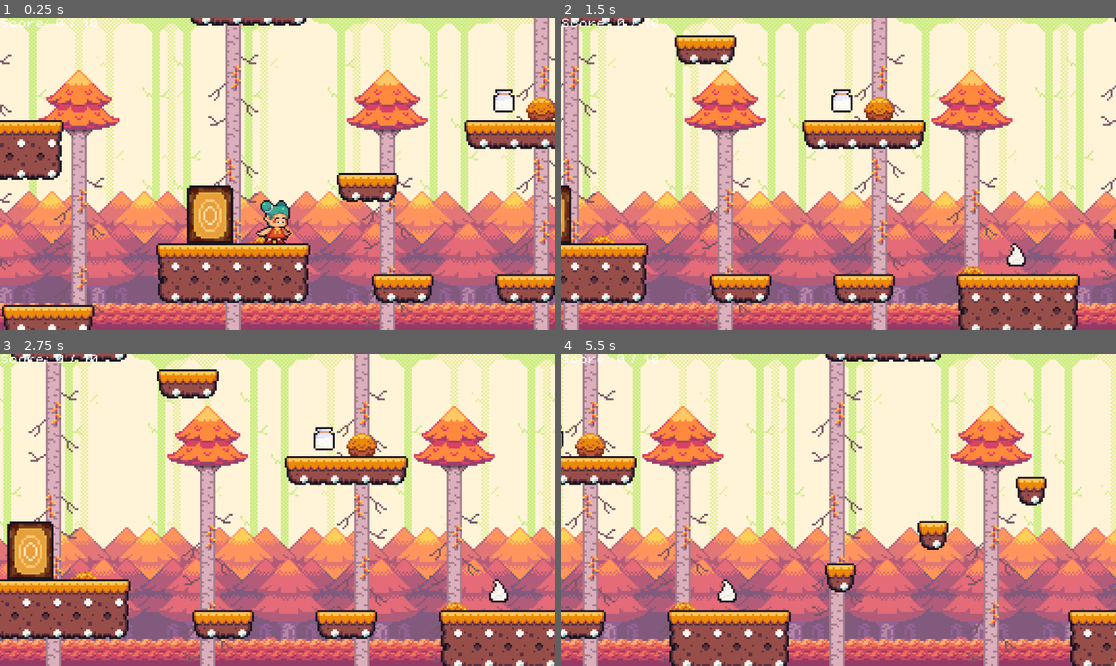
Above: before the commit, frames 1-4 (two rows, left to right).
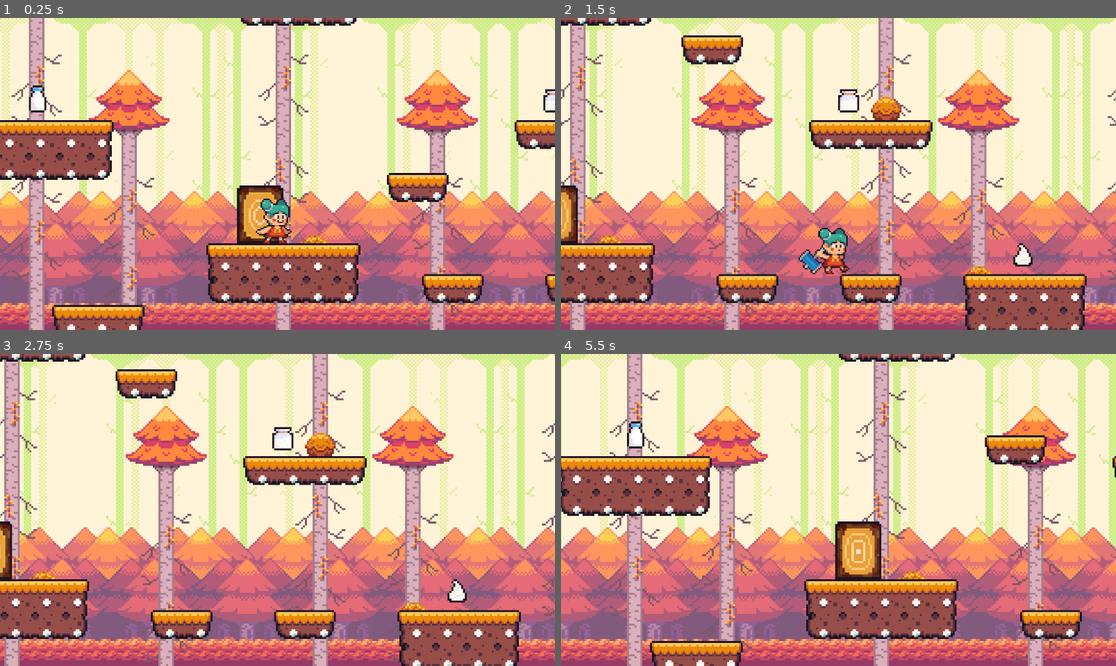
Above: after the commit, the same moments.

Repository: CakeRun/Vaerkstedsuge.github-brug-denne
Game: Godot game, scene res://level 2 (fall)/Level 2.tscn
Two runs of this game, one before a commit and one after it. Both use one fixed random seed, a clock stepped at 60 frames per second and the inputs below. This scene is started directly instead of the project's main scene.
Inputs:
- Up to frame 1 (0.25 s): no input
- Up to frame 2 (1.5 s): hold D (move_right) from 0.53 s (still down); tap E (enter) at 0.6 s; tap Space (jump) at 0.77 s; tap X (attack) at 1.35 s
- Up to frame 3 (2.75 s): tap Space (jump) at 1.52 s; tap E (enter) at 1.55, 2.1 s; release D (move_right) at 2.03 s; hold A (move_left) from 2.03 s (still down)
- Up to frame 4 (5.5 s): release A (move_left) at 2.78 s; hold D (move_right) 2.78-4.28 s; tap E (enter) at 2.85, 3.8, 4.35, 5.1 s; tap Space (jump) at 3.02, 3.77, 4.52 s; tap X (attack) at 3.6 s; hold A (move_left) 4.28-5.03 s; hold D (move_right) from 5.03 s (still down)

The runs differ from the first frame. In frame 1, 64% of the frame differs, in the area x 0-100%, y 0-100%; in frame 2, 44%; in frame 3, 63%; in frame 4, 66%.

Commit message:
portal fungerer 100% nu (level 1)

Diff:
--- a/GoDot/Level 1 (green)/GameManager.gd
+++ b/GoDot/Level 1 (green)/GameManager.gd
@@ -21,6 +21,6 @@
 		addscore += 3
 	score_label.text = "Score: " + str(score) + " / 10" + " + " + str(addscore)
 
-func total_points(delta):
+func _process(delta): #TOTAL POINTS
 	totalscore = score + addscore
 	GameManager.current_level_score = totalscore
--- a/GoDot/doors/doors_script.gd
+++ b/GoDot/doors/doors_script.gd
@@ -1,4 +1,7 @@
 extends Node
+
+@onready var teleport_audio_main = $"../teleport_audio"
+@onready var teleport_audio_green = $"../teleport_audio"
 
 #signal scene_change(scene_name)
 var entered_main_door = false
@@ -8,12 +11,15 @@
 	if entered_main_door == true and Input.is_action_just_pressed("enter"):
 		GameManager.current_level_score = 0
 		print("entered - now going to level 1 (green)")
+		teleport_audio_main.play()
+		await get_tree().create_timer(1).timeout
 		get_tree().change_scene_to_file("res://Level 1 (green)/Level 1.tscn")
 
-	if GameManager.current_level_score == 1:
-		print("yay")
+	if GameManager.current_level_score >= 1:
 		if entered_green_door == true and Input.is_action_just_pressed("enter"):
 			print("entered - now going to main")
+			teleport_audio_green.play()
+			await get_tree().create_timer(1).timeout
 			get_tree().change_scene_to_file("res://main scene (start)/main.tscn")
 
 ##tjekke om player er på potalen
--- a/GoDot/killzone.gd
+++ b/GoDot/killzone.gd
@@ -1,6 +1,7 @@
 extends Area2D
 
 @onready var timer = $Timer
+
 
 func _on_body_entered(body):
 	print ("You died!")
--- /dev/null
+++ b/GoDot/killzone_2.tscn
@@ -0,0 +1,7 @@
+[gd_scene format=3 uid="uid://cuv4di1raqkcx"]
+
+[node name="killzone2" type="Area2D"]
+
+[node name="Timer" type="Timer" parent="."]
+wait_time = 0.5
+one_shot = true
--- a/GoDot/level 2 (fall)/Level 2.tscn
+++ b/GoDot/level 2 (fall)/Level 2.tscn
@@ -1,9 +1,7 @@
-[gd_scene load_steps=36 format=3 uid="uid://qhx4cxt4kjmw"]
-
-[ext_resource type="Script" path="res://Level 1 (green)/GameManager.gd" id="1_d4dxq"]
+[gd_scene load_steps=33 format=3 uid="uid://qhx4cxt4kjmw"]
+
 [ext_resource type="Texture2D" uid="uid://dregkhwcexytk" path="res://Graphics/Seasonal Tilesets/2 - Autumn Forest/Terrain (16 x 16).png" id="1_wqq13"]
 [ext_resource type="Texture2D" uid="uid://bvkkw8kyxcavf" path="res://Graphics/Seasonal Tilesets/2 - Autumn Forest/Autumn_entities (16 x 16).png" id="2_l3t5a"]
-[ext_resource type="FontFile" uid="uid://lobebsc6nhjr" path="res://Graphics/Font/PixelOperator8.ttf" id="2_noxbo"]
 [ext_resource type="Texture2D" uid="uid://bxygh80dl2bau" path="res://Graphics/Seasonal Tilesets/2 - Autumn Forest/Background parts/_Complete_static_BG_(288 x 208).png" id="3_5bytn"]
 [ext_resource type="Texture2D" uid="uid://c5wc6rbivxap2" path="res://Graphics/Seasonal Tilesets/2 - Autumn Forest/Background parts/2 - Trees.png" id="4_3hsrs"]
 [ext_resource type="Texture2D" uid="uid://gxf2r8n7b1k2" path="res://Graphics/Seasonal Tilesets/2 - Autumn Forest/Background parts/1 - Leaf_top.png" id="5_14px6"]
@@ -11,13 +9,12 @@
 [ext_resource type="Texture2D" uid="uid://t3xmeajl4dy8" path="res://Graphics/BackgroundFall.png" id="7_yjnww"]
 [ext_resource type="PackedScene" uid="uid://chseesgkhofm3" path="res://level 2 (fall)/animatable_body_2d.tscn" id="8_6ckl1"]
 [ext_resource type="PackedScene" path="res://killzone.tscn" id="9_nuwi6"]
-[ext_resource type="PackedScene" path="res://platform_fall.tscn" id="10_gdg2f"]
+[ext_resource type="PackedScene" uid="uid://cu5d3ucmmw8bx" path="res://platform_fall.tscn" id="10_gdg2f"]
 [ext_resource type="PackedScene" uid="uid://c0ayqo0w41tl0" path="res://Player/Player.tscn" id="11_hwchh"]
 [ext_resource type="PackedScene" uid="uid://kkhss8y6c5h8" path="res://Ingrediens/level 2 - cream/sugar_scene.tscn" id="12_vq8em"]
 [ext_resource type="PackedScene" uid="uid://b3flsgh4u6kou" path="res://Ingrediens/level 2 - cream/whippedcream_scene.tscn" id="13_er7vs"]
 [ext_resource type="PackedScene" uid="uid://28831wnaue7r" path="res://Ingrediens/level 2 - cream/milk_scene.tscn" id="14_dra1a"]
 [ext_resource type="PackedScene" uid="uid://mvejfwqi4eh7" path="res://doors/door_orange.tscn" id="15_xerho"]
-[ext_resource type="AudioStream" uid="uid://cfpwn7cx82w0c" path="res://Ingrediens/ingredient_pickup_sound.mp3" id="18_r1s0l"]
 
 [sub_resource type="TileSetAtlasSource" id="TileSetAtlasSource_7jmvf"]
 texture = ExtResource("1_wqq13")
@@ -4233,20 +4230,6 @@
 
 [node name="Level2" type="Node2D"]
 
-[node name="GameManager" type="Node" parent="."]
-unique_name_in_owner = true
-script = ExtResource("1_d4dxq")
-
-[node name="CanvasLayer" type="CanvasLayer" parent="GameManager"]
-
-[node name="ScoreLabel" type="Label" parent="GameManager/CanvasLayer"]
-offset_right = 40.0
-offset_bottom = 23.0
-theme_override_fonts/font = ExtResource("2_noxbo")
-theme_override_font_sizes/font_size = 21
-text = "Score: 0 / 10"
-metadata/_edit_use_anchors_ = true
-
 [node name="TileMap" type="TileMap" parent="."]
 tile_set = SubResource("TileSet_y5qin")
 format = 2
@@ -4289,7 +4272,7 @@
 position = Vector2(109, 68)
 
 [node name="killzone" parent="." instance=ExtResource("9_nuwi6")]
-collision_mask = 1
+collision_mask = 8
 
 [node name="CollisionShape2D" type="CollisionShape2D" parent="killzone"]
 position = Vector2(295, 212)
@@ -4314,7 +4297,7 @@
 autoplay = "platformFall4"
 
 [node name="Player" parent="." instance=ExtResource("11_hwchh")]
-position = Vector2(351, 161)
+position = Vector2(325, 157)
 scale = Vector2(0.8, 0.8)
 
 [node name="Camera2D" type="Camera2D" parent="Player"]
@@ -4355,7 +4338,3 @@
 
 [node name="WhippedcreamScene4" parent="Node" instance=ExtResource("13_er7vs")]
 position = Vector2(848, 76)
-
-[node name="AudioStreamPlayer2D" type="AudioStreamPlayer2D" parent="."]
-unique_name_in_owner = true
-stream = ExtResource("18_r1s0l")
--- a/GoDot/level 3 (winter)/level_3.tscn
+++ b/GoDot/level 3 (winter)/level_3.tscn
@@ -1,20 +1,17 @@
-[gd_scene load_steps=26 format=3 uid="uid://cdphajqhv2bnu"]
+[gd_scene load_steps=23 format=3 uid="uid://cdphajqhv2bnu"]
 
 [ext_resource type="PackedScene" path="res://killzone.tscn" id="1_24mja"]
-[ext_resource type="Script" path="res://Level 1 (green)/GameManager.gd" id="1_hv1cd"]
-[ext_resource type="FontFile" uid="uid://lobebsc6nhjr" path="res://Graphics/Font/PixelOperator8.ttf" id="2_a84l8"]
 [ext_resource type="Texture2D" uid="uid://c6jnhop5rhgwn" path="res://Graphics/Seasonal Tilesets/3 - Tropics/Background parts/_Complete_static_BG_(288 x 208).png" id="2_anwp5"]
 [ext_resource type="Texture2D" uid="uid://cl8vavbkm0r" path="res://Graphics/Seasonal Tilesets/3 - Tropics/Terrain (16 x 16).png" id="3_iepeq"]
 [ext_resource type="Texture2D" uid="uid://300m4q7pyn5u" path="res://Graphics/Seasonal Tilesets/3 - Tropics/Tropics_entities (16 x 16).png" id="4_fck1e"]
 [ext_resource type="Texture2D" uid="uid://6eeb6n4ox77t" path="res://Graphics/Seasonal Tilesets/3 - Tropics/Background parts/5 - Sky_color.png" id="5_5jsj7"]
 [ext_resource type="Texture2D" uid="uid://bk71h2nv20ar0" path="res://Graphics/Seasonal Tilesets/3 - Tropics/Background parts/3 - Floating_clouds.png" id="6_sqroi"]
-[ext_resource type="PackedScene" path="res://platformSummer.tscn" id="7_2rn3p"]
+[ext_resource type="PackedScene" uid="uid://lgx0iaf2ps3x" path="res://platformSummer.tscn" id="7_2rn3p"]
 [ext_resource type="PackedScene" uid="uid://b86dbujstp32g" path="res://doors/door_blue.tscn" id="8_vfpda"]
 [ext_resource type="PackedScene" uid="uid://c0ayqo0w41tl0" path="res://Player/Player.tscn" id="9_gyxn4"]
 [ext_resource type="PackedScene" uid="uid://b4d3da6e5hvgj" path="res://Ingrediens/level 3 - berries/blueberry_scene.tscn" id="10_1o2ps"]
 [ext_resource type="PackedScene" uid="uid://8gxaihi88b7y" path="res://Ingrediens/level 3 - berries/cherry_scene.tscn" id="11_06rff"]
 [ext_resource type="PackedScene" uid="uid://bgd0q5mhfph1g" path="res://Ingrediens/level 3 - berries/strawberry_scene.tscn" id="12_44hfb"]
-[ext_resource type="AudioStream" uid="uid://cfpwn7cx82w0c" path="res://Ingrediens/ingredient_pickup_sound.mp3" id="15_3tmn7"]
 
 [sub_resource type="WorldBoundaryShape2D" id="WorldBoundaryShape2D_n8uff"]
 normal = Vector2(0.00881023, -0.999961)
@@ -1785,22 +1782,8 @@
 
 [node name="level 3" type="Node2D"]
 
-[node name="GameManager" type="Node" parent="."]
-unique_name_in_owner = true
-script = ExtResource("1_hv1cd")
-
-[node name="CanvasLayer" type="CanvasLayer" parent="GameManager"]
-
-[node name="ScoreLabel" type="Label" parent="GameManager/CanvasLayer"]
-offset_right = 40.0
-offset_bottom = 23.0
-theme_override_fonts/font = ExtResource("2_a84l8")
-theme_override_font_sizes/font_size = 21
-text = "Score: 0 / 10"
-metadata/_edit_use_anchors_ = true
-
 [node name="killzone" parent="." instance=ExtResource("1_24mja")]
-collision_mask = 1
+collision_mask = 9
 
 [node name="CollisionShape2D" type="CollisionShape2D" parent="killzone"]
 position = Vector2(174, -20)
@@ -1862,7 +1845,7 @@
 autoplay = "PlatformSummer1"
 
 [node name="Player" parent="." instance=ExtResource("9_gyxn4")]
-position = Vector2(560, 160)
+position = Vector2(541, 157)
 scale = Vector2(0.8, 0.8)
 
 [node name="Camera2D" type="Camera2D" parent="Player"]
@@ -1874,39 +1857,35 @@
 
 [node name="frugt" type="Node" parent="."]
 
-[node name="BlueberryScene" parent="." instance=ExtResource("10_1o2ps")]
+[node name="BlueberryScene" parent="frugt" instance=ExtResource("10_1o2ps")]
 position = Vector2(600, -164)
 
-[node name="BlueberryScene2" parent="." instance=ExtResource("10_1o2ps")]
+[node name="BlueberryScene2" parent="frugt" instance=ExtResource("10_1o2ps")]
 position = Vector2(242, -87)
 
-[node name="BlueberryScene3" parent="." instance=ExtResource("10_1o2ps")]
+[node name="BlueberryScene3" parent="frugt" instance=ExtResource("10_1o2ps")]
 position = Vector2(191, 107)
 
-[node name="CherrySScene" parent="." instance=ExtResource("11_06rff")]
+[node name="CherrySScene" parent="frugt" instance=ExtResource("11_06rff")]
 position = Vector2(332, 149)
 
-[node name="CherrySScene2" parent="." instance=ExtResource("11_06rff")]
+[node name="CherrySScene2" parent="frugt" instance=ExtResource("11_06rff")]
 position = Vector2(739, 87)
 
-[node name="CherrySScene3" parent="." instance=ExtResource("11_06rff")]
+[node name="CherrySScene3" parent="frugt" instance=ExtResource("11_06rff")]
 position = Vector2(865, -260)
 
-[node name="StrawberryScene" parent="." instance=ExtResource("12_44hfb")]
+[node name="StrawberryScene" parent="frugt" instance=ExtResource("12_44hfb")]
 position = Vector2(775, -84)
 
-[node name="StrawberryScene2" parent="." instance=ExtResource("12_44hfb")]
+[node name="StrawberryScene2" parent="frugt" instance=ExtResource("12_44hfb")]
 position = Vector2(368, 10)
 
-[node name="StrawberryScene3" parent="." instance=ExtResource("12_44hfb")]
+[node name="StrawberryScene3" parent="frugt" instance=ExtResource("12_44hfb")]
 position = Vector2(407, -164)
 
-[node name="CherrySScene4" parent="." instance=ExtResource("11_06rff")]
+[node name="CherrySScene4" parent="frugt" instance=ExtResource("11_06rff")]
 position = Vector2(538, 12)
 
-[node name="StrawberryScene4" parent="." instance=ExtResource("12_44hfb")]
+[node name="StrawberryScene4" parent="frugt" instance=ExtResource("12_44hfb")]
 position = Vector2(-56, 153)
-
-[node name="AudioStreamPlayer2D" type="AudioStreamPlayer2D" parent="."]
-unique_name_in_owner = true
-stream = ExtResource("15_3tmn7")
--- a/GoDot/main scene (start)/main.tscn
+++ b/GoDot/main scene (start)/main.tscn
@@ -6,6 +6,7 @@
 [ext_resource type="PackedScene" uid="uid://dpayos8v2k0p4" path="res://doors/door_green.tscn" id="4_n2bf1"]
 [ext_resource type="PackedScene" uid="uid://clorv0bljo0xc" path="res://doors/door_orange.tscn" id="5_avbri"]
 [ext_resource type="FontFile" uid="uid://lobebsc6nhjr" path="res://Graphics/Font/PixelOperator8.ttf" id="6_6cn8s"]
+[ext_resource type="AudioStream" uid="uid://cfpwn7cx82w0c" path="res://Ingrediens/ingredient_pickup_sound.mp3" id="7_7jpvn"]
 
 [sub_resource type="TileSetAtlasSource" id="TileSetAtlasSource_80res"]
 texture = ExtResource("1_8tar1")
@@ -134,5 +135,8 @@
 [node name="Player" parent="." instance=ExtResource("3_nkcri")]
 position = Vector2(-84, -2)
 
+[node name="teleport_audio" type="AudioStreamPlayer2D" parent="."]
+stream = ExtResource("7_7jpvn")
+
 [connection signal="body_entered" from="DoorGreen/Area2D_green_main" to="DoorGreen" method="_on_area_2d_green_main_body_entered"]
 [connection signal="body_exited" from="DoorGreen/Area2D_green_main" to="DoorGreen" method="_on_area_2d_green_main_body_exited"]
Not shown: 1 places in GoDot/main scene (start)/main.tscn that only renumber resources
Not shown, changed: .DS_Store
Not shown, changed: GoDot/.DS_Store
Not shown, changed: GoDot/Graphics/.DS_Store
Not shown, changed: GoDot/end scene/.DS_Store
